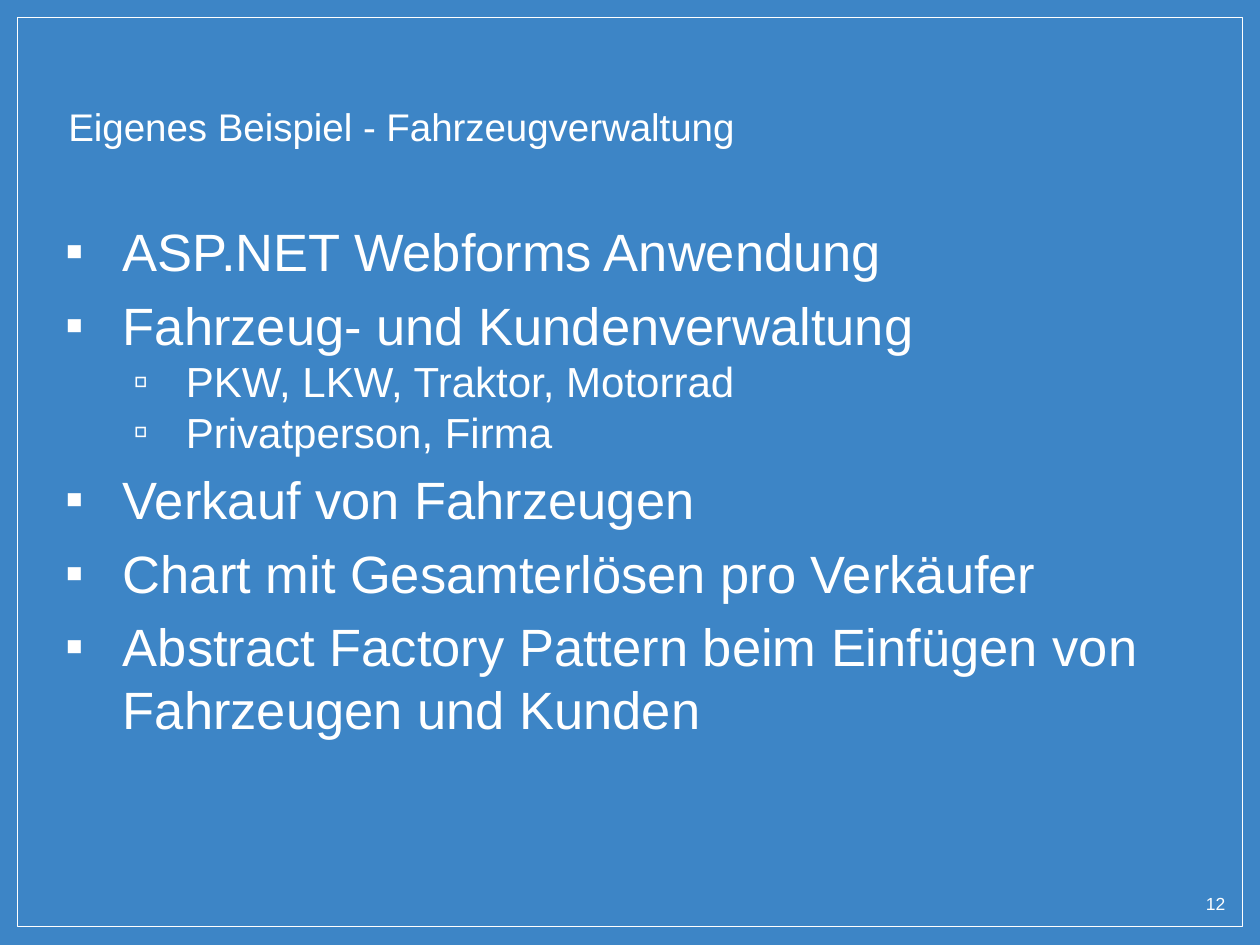
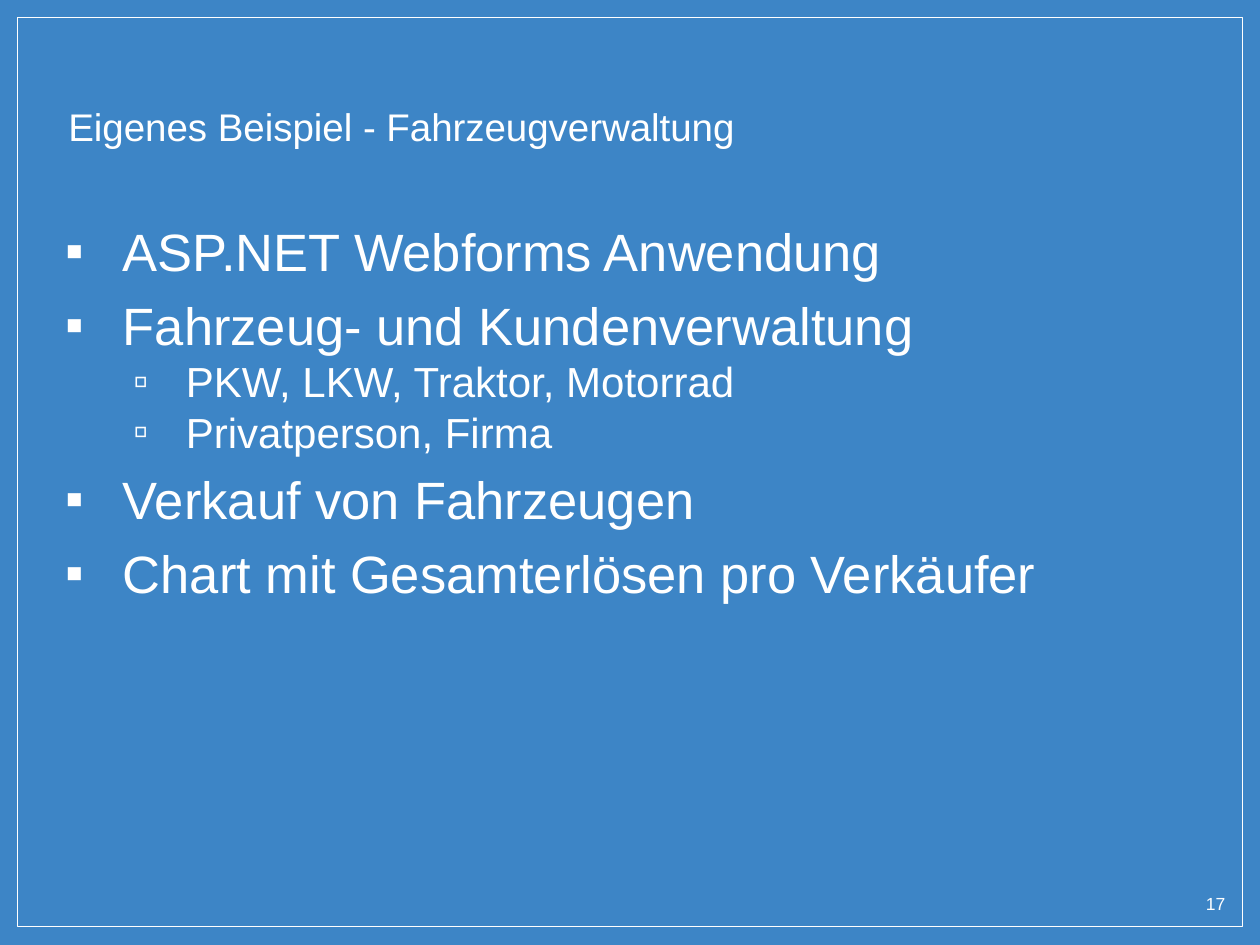
Before and after one commit to SimonPrimetzhofer/AbstractFactory-Pattern, a slide deck: slide 17 of Presentation/Abstract_Factory.pptx (slide 12 before the commit). Drawn at 1260x945 pixels with LibreOffice and Linux fonts; fonts in the diff are those of the drawing; background and template pictures are left out. Boxes give left, top, right and bottom in pixels: in the first picture for what was removed or moved away, otherwise in the second. Text is boxed around its words. In the diff, an @@ line names an element or a change of style, - is before the commit and + after.

```diff
--- a/Presentation/Abstract_Factory.pptx
+++ b/Presentation/Abstract_Factory.pptx
@@ text at box(123, 628, 1138, 740): paragraph removed @@
-▪ Abstract Factory Pattern beim Einfügen von Fahrzeugen und Kunden
@@ page number at box(1206, 898, 1225, 910): text changed @@
-12
+17
```
Also in this commit, not shown: 2 other slides changed, 5 slides added, 6 other files.
